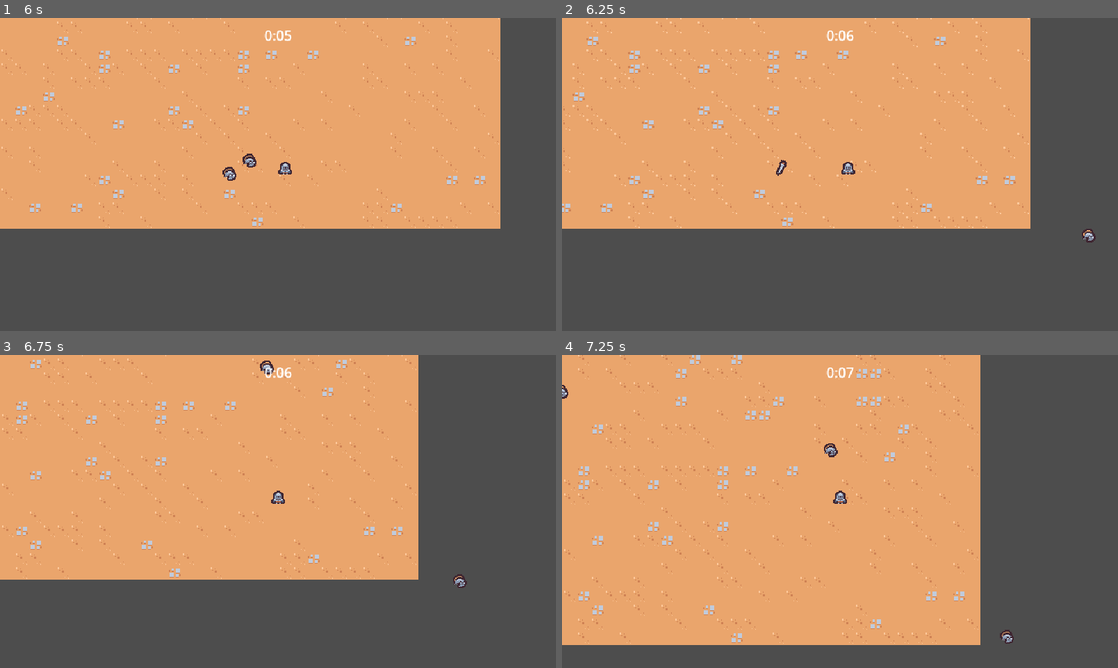
Above: before the commit, frames 1-4 (two rows, left to right).
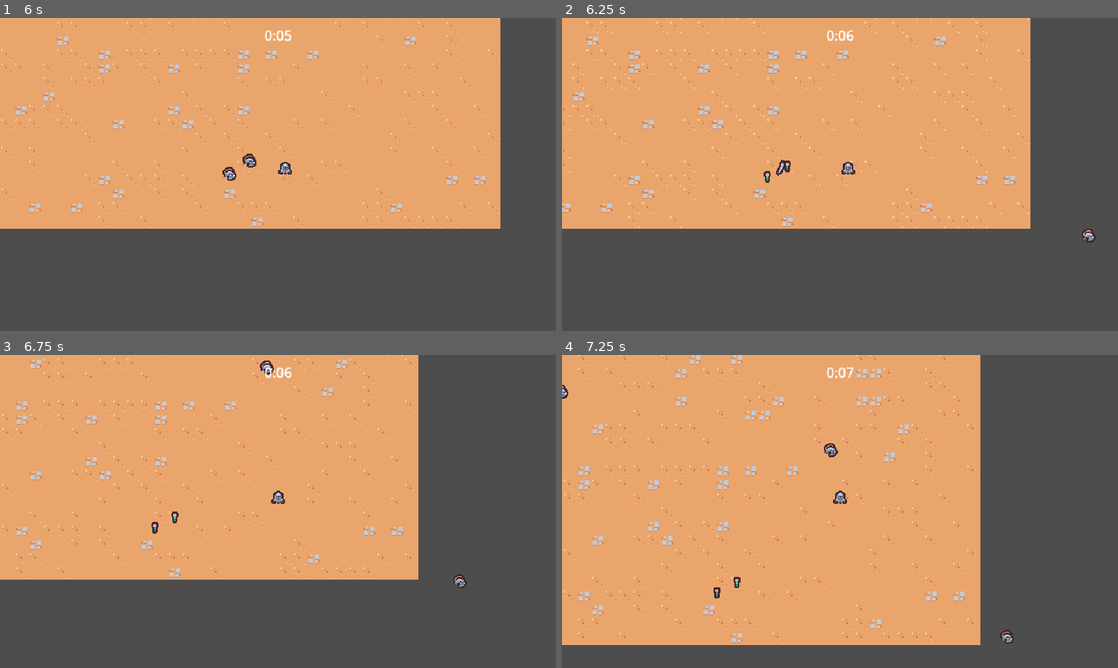
Above: after the commit, the same moments.

Repository: emyasnikov/2d-survivor-course
Game: Godot game, scene res://scenes/main/main.tscn
Two runs of this game, one before a commit and one after it. Both use one fixed random seed, a clock stepped at 60 frames per second and the inputs below.
Inputs:
- Up to frame 1 (6 s): hold D (move_right) 0.53-1.28 s; hold S (move_down) 1.28-2.03 s; hold D (move_right) 2.03-2.78 s; hold W (move_up) 2.78-3.53 s; hold A (move_left) 3.53-5.03 s; hold S (move_down) 5.03-5.78 s; hold D (move_right) from 5.78 s (still down)
- Up to frame 2 (6.25 s): keep holding D (move_right)
- Up to frame 3 (6.75 s): release D (move_right) at 6.53 s; hold W (move_up) from 6.53 s (still down)
- Up to frame 4 (7.25 s): keep holding W (move_up)

Frame 1 is identical in both runs. In frame 2, less than 0.1% of the frame differs, in the area x 36-42%, y 45-53%; in frame 3, less than 0.1%, in the area x 27-33%, y 50-58%; in frame 4, less than 0.1%.

Commit message:
Added vial drop component to basic enemy.

Diff:
--- a/scenes/basic_enemy/basic_enemy.tscn
+++ b/scenes/basic_enemy/basic_enemy.tscn
@@ -1,8 +1,9 @@
-[gd_scene load_steps=6 format=3 uid="uid://cofu5vmxw61ny"]
+[gd_scene load_steps=7 format=3 uid="uid://cofu5vmxw61ny"]
 
 [ext_resource type="Texture2D" uid="uid://dlaicmp72vpj0" path="res://scenes/basic_enemy/basic_enemy.png" id="1_5f5kx"]
 [ext_resource type="Script" path="res://scenes/basic_enemy/basic_enemy.gd" id="1_k2sut"]
 [ext_resource type="PackedScene" uid="uid://qvn6uhbkfu0x" path="res://scenes/components/health_component/health_component.tscn" id="2_nrufa"]
+[ext_resource type="PackedScene" uid="uid://betvhfvbslvnj" path="res://scenes/components/vial_drop_component/vial_drop_component.tscn" id="3_2ms81"]
 
 [sub_resource type="CircleShape2D" id="CircleShape2D_4eqyr"]
 radius = 12.0
@@ -17,6 +18,9 @@
 script = ExtResource("1_k2sut")
 
 [node name="HealthComponent" parent="." instance=ExtResource("2_nrufa")]
+
+[node name="VialDropComponent" parent="." node_paths=PackedStringArray("health_component") instance=ExtResource("3_2ms81")]
+health_component = NodePath("../HealthComponent")
 
 [node name="Area2D" type="Area2D" parent="."]
 collision_layer = 0
